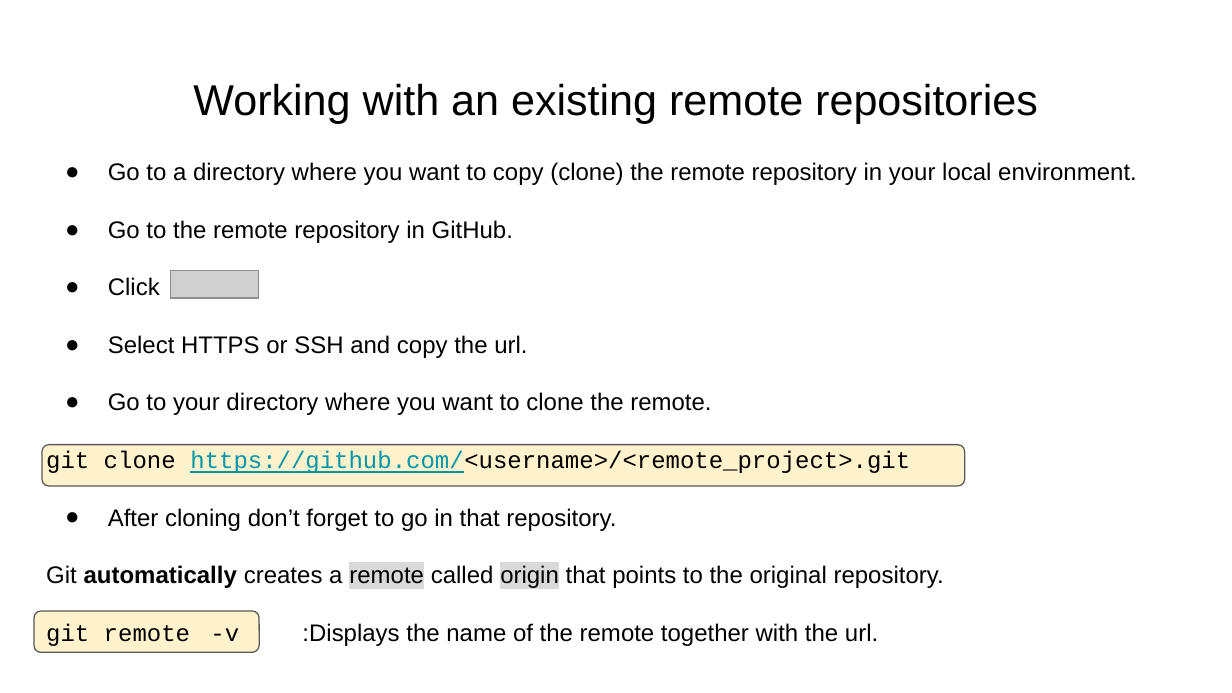
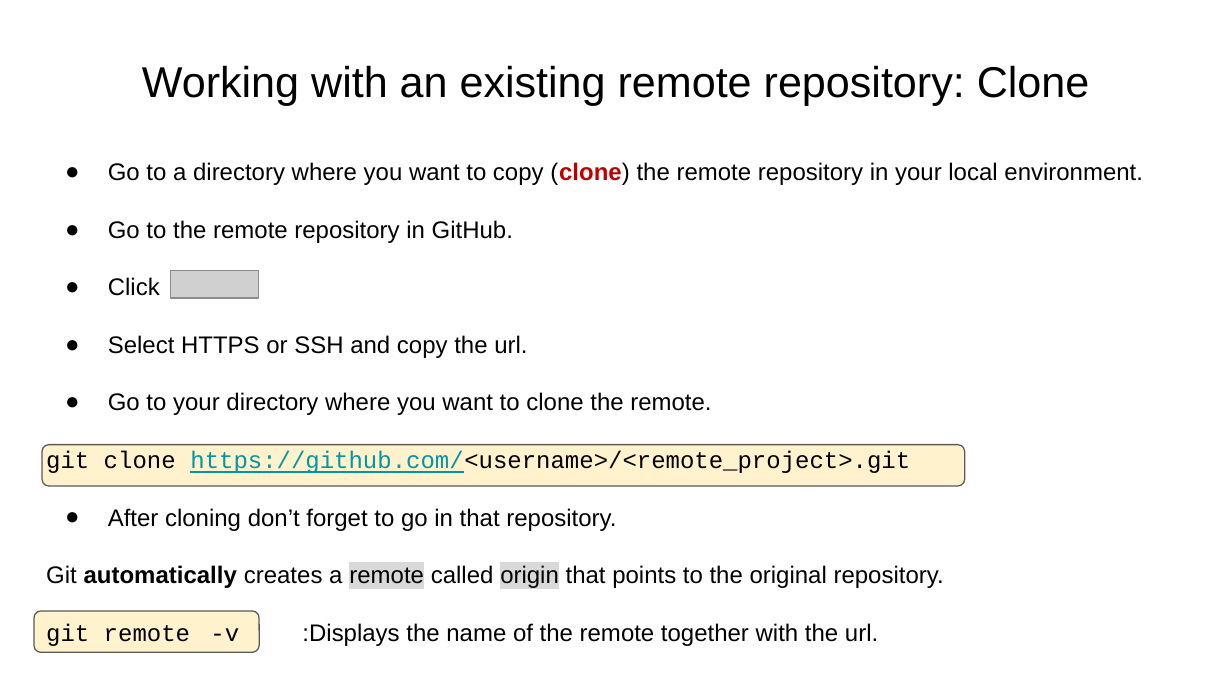
Before and after one commit to RUG-DCC-Research-Software/introduction_to_git_github, a slide deck: slide 71 of 07102025-Introduction_to_git_kapteyn.pptx (slide 70 before the commit). Drawn at 1232x693 pixels with LibreOffice and Linux fonts; fonts in the diff are those of the drawing; grey boxes stand for pictures. Boxes give left, top, right and bottom in pixels: in the first picture for what was removed or moved away, otherwise in the second. Text is boxed around its words. In the diff, an @@ line names an element or a change of style, - is before the commit and + after.

```diff
--- a/07102025-Introduction_to_git_kapteyn.pptx
+++ b/07102025-Introduction_to_git_kapteyn.pptx
@@ title at bbox=[142, 65, 1090, 106]: text changed @@
-Working with an existing remote repositories
+Working with an existing remote repository: Clone
@@ text at bbox=[108, 162, 1143, 185]: text colour #000000 to #C00000, bold on in "(clone)" @@
```
Also in this commit, not shown: 11 other slides changed, 3 slides added.
